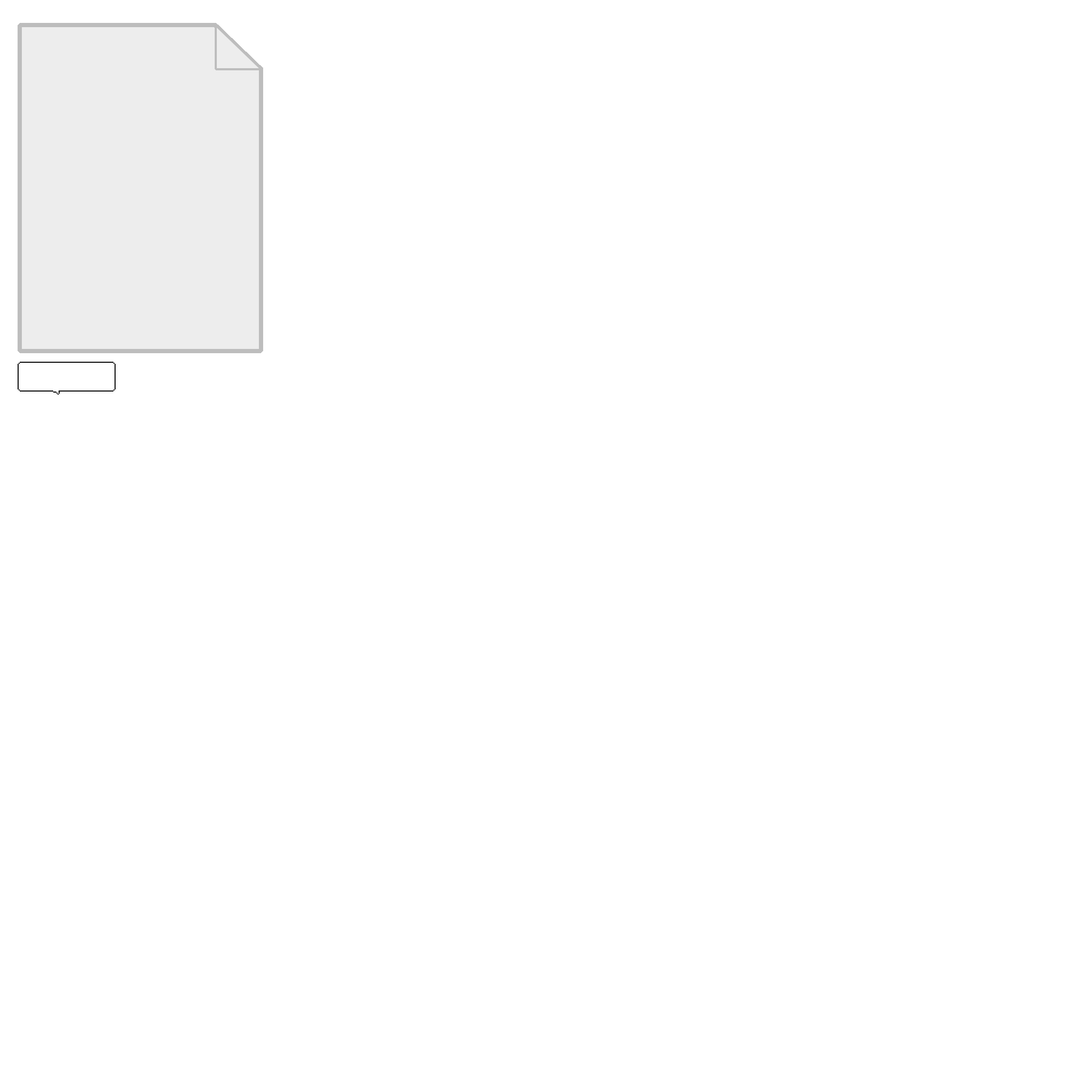
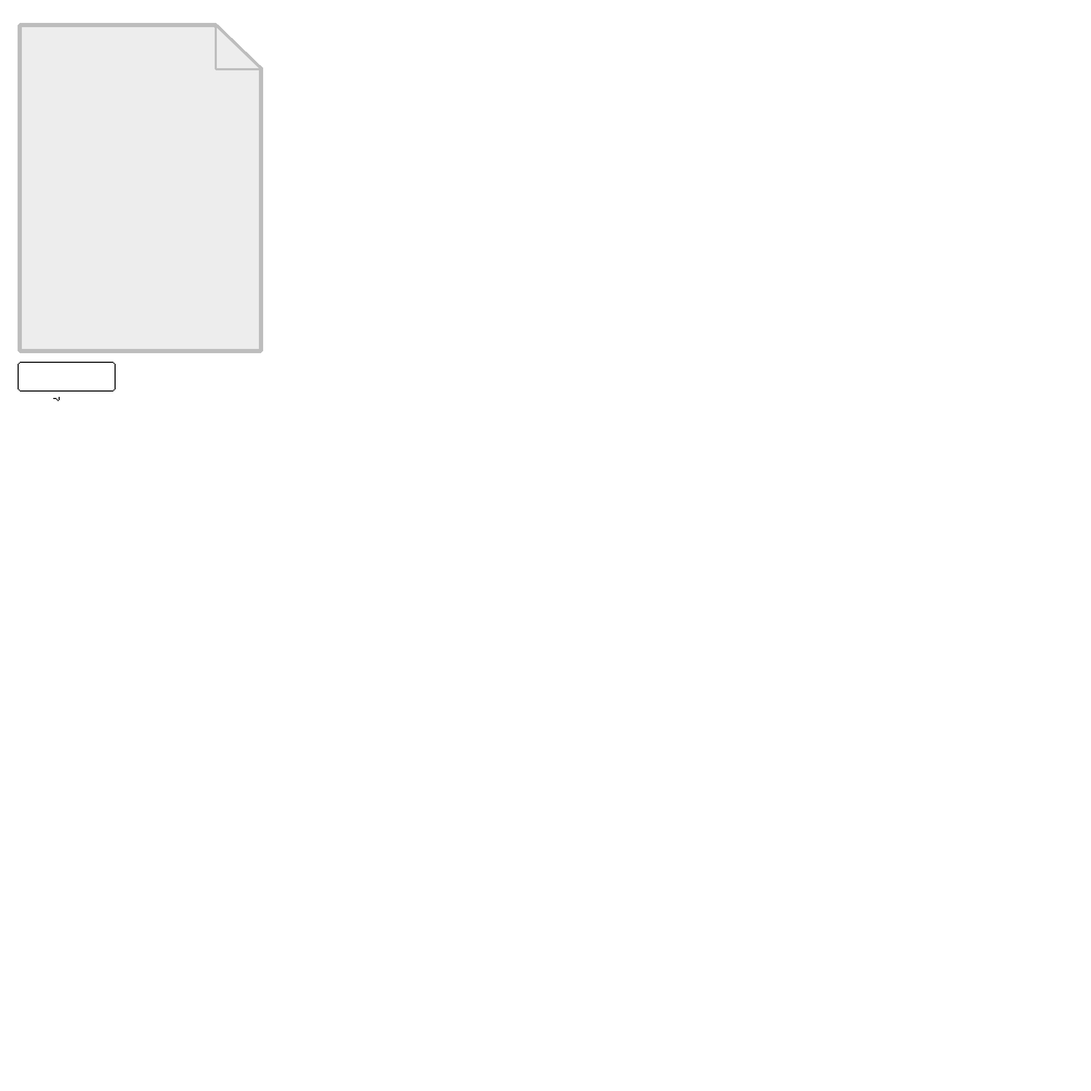
Layer changes from the first 1091 × 1091 image to the second:
added layer "OutlinePointer" in group "PlayerChatBubble" over bbox(53, 397, 60, 402)
renamed "Outline" to "BG", painted on it over bbox(17, 361, 116, 395)
removed layer "BG" (in "PlayerChatBubble") from group "PlayerChatBubble" over bbox(17, 361, 116, 395)
